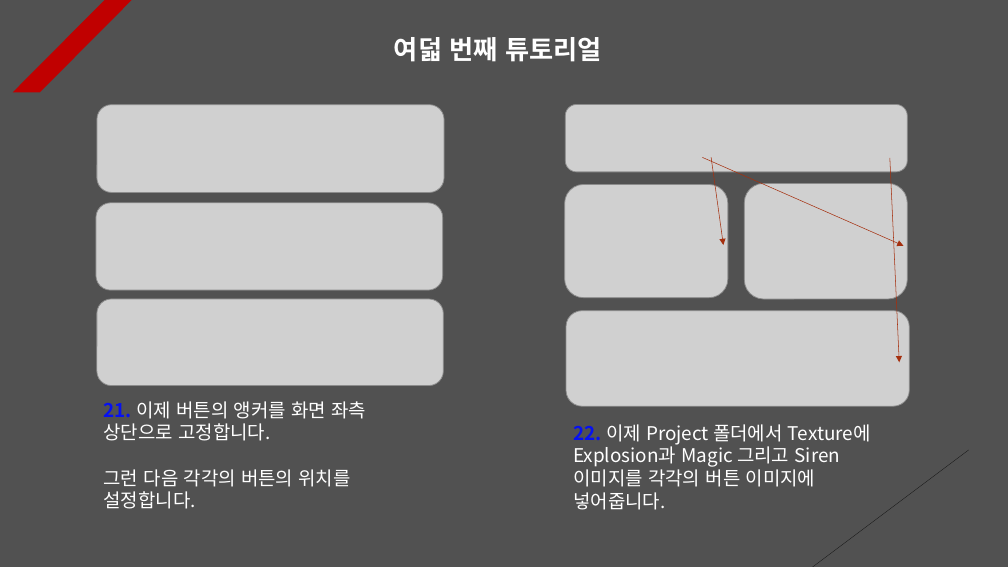
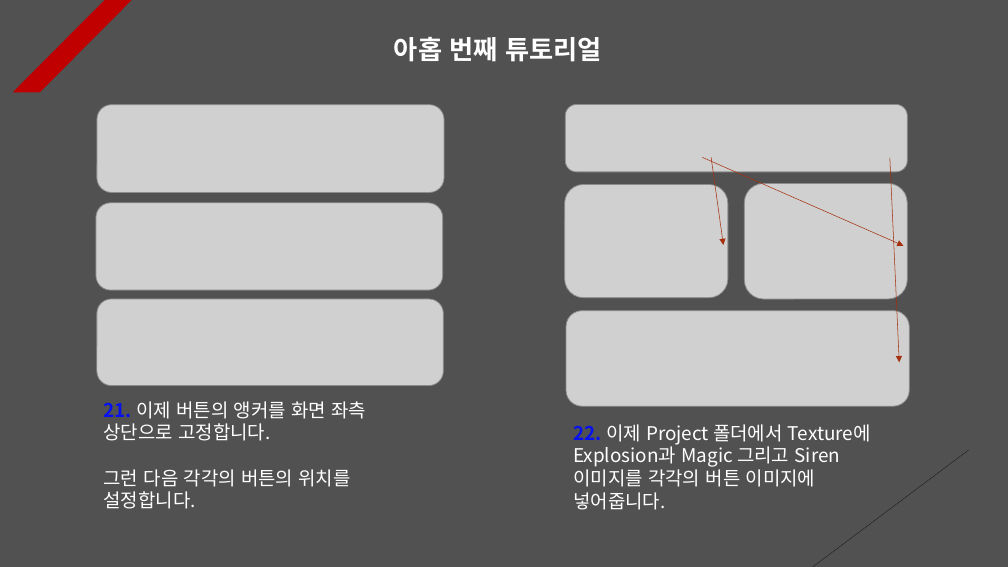
Before and after one commit to Unity2033/3D-UnityEngine, a slide deck: slide 10 of Assets/Class/Sound/PPT Data/Sound Example.pptx (slide 9 before the commit). Drawn at 1008x567 pixels with LibreOffice and Linux fonts; fonts in the diff are those of the drawing; grey boxes stand for pictures. Boxes give left, top, right and bottom in pixels: in the first picture for what was removed or moved away, otherwise in the second. Text is boxed around its words. In the diff, an @@ line names an element or a change of style, - is before the commit and + after.

```diff
--- a/Assets/Class/Sound/PPT Data/Sound Example.pptx
+++ b/Assets/Class/Sound/PPT Data/Sound Example.pptx
@@ text at (394,37,601,62): text changed @@
-여덟 번째 튜토리얼
+아홉 번째 튜토리얼
```
Also in this commit, not shown: 9 other slides changed, 1 slide added, 13 other files.
